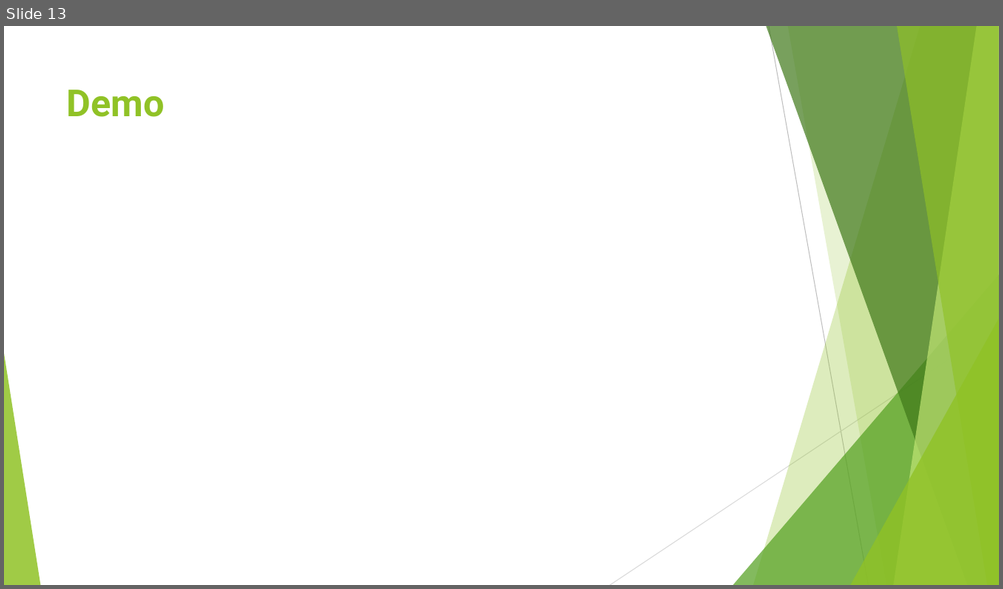
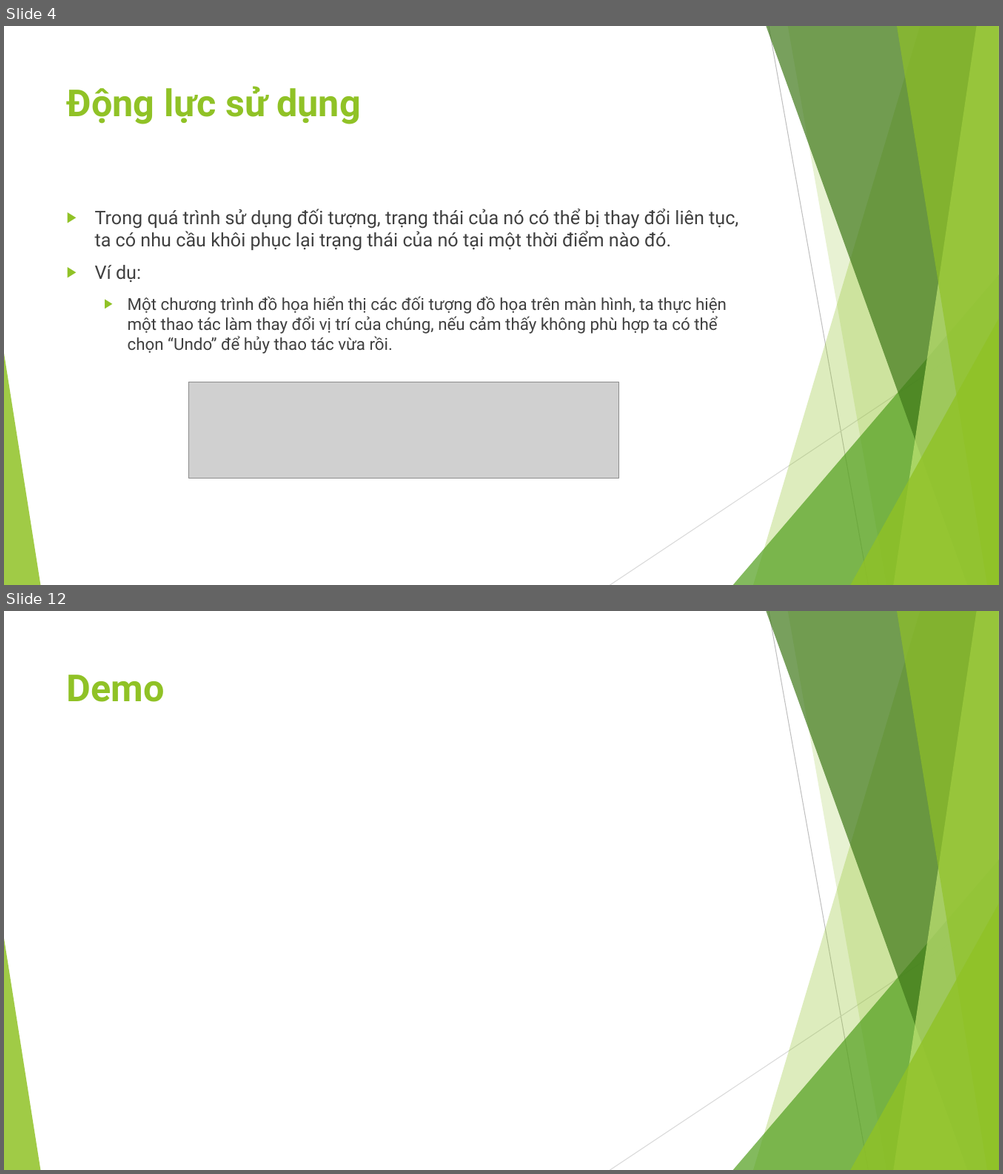
Before and after one commit to ChrisJamison/design_pattern, a slide deck: Báo cáo cuối kỳ/18. Memento/Slide.pptx. Shown one above the other, each under a label of ours: slide 13 before the commit, slides 4 and 12 after it; the slides between them are not shown. The pictures are 1003x589 and 1003x1174 pixels, drawn with LibreOffice and Linux fonts; fonts in the diff are those of the drawing; grey boxes stand for pictures. Boxes give left, top, right and bottom in pixels: in the first picture for what was removed or moved away, otherwise in the second. Text is boxed around its words. In the diff, an @@ line names an element or a change of style, - is before the commit and + after.

```diff
--- a/Báo cáo cuối kỳ/18. Memento/Slide.pptx
+++ b/Báo cáo cuối kỳ/18. Memento/Slide.pptx
@@ slide 4 added at [4,26,999,585], background #FFFFFF; not listed: 10 template elements that a slide beside it also shows @@
@@ title added at [67,86,361,124], 36 pt, text #90C226, bold @@
+Động lực sử dụng
@@ text added at [95,209,738,354], 16 pt, text #404040 @@
+▶ Trong quá trình sử dụng đối tượng, trạng thái của nó có thể bị thay đổi liên tục, ta có nhu cầu khôi phục lại trạng thái của nó tại một thời điểm nào đó.
+▶ Ví dụ:
+  ▶ Một chương trình đồ họa hiển thị các đối tượng đồ họa trên màn hình, ta thực hiện một thao tác làm thay đổi vị trí của chúng, nếu cảm thấy không phù hợp ta có thể chọn “Undo” để hủy thao tác vừa rồi.
@@ picture added at [189,383,619,479] @@
@@ what was slide 13 is now slide 12 @@
```
Also in this commit, not shown: 10 slides changed, 2 slides removed, 4 other files.
